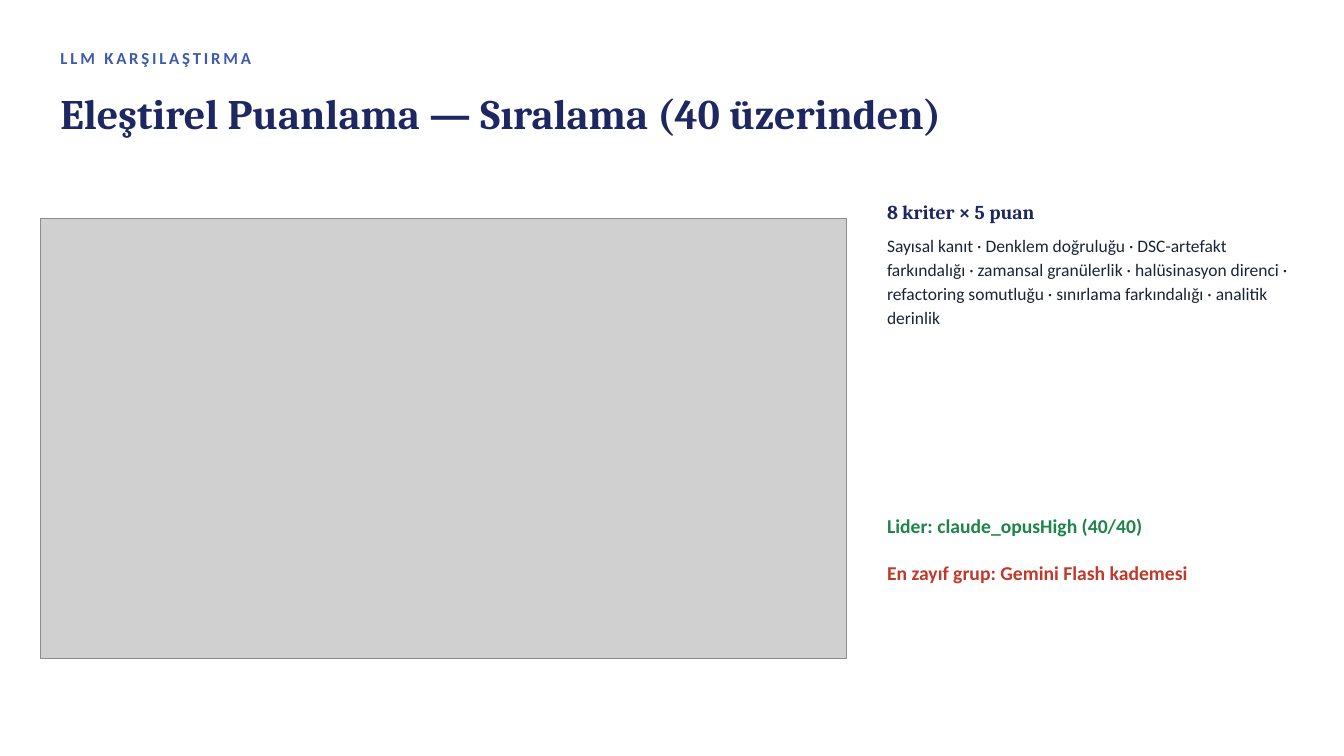
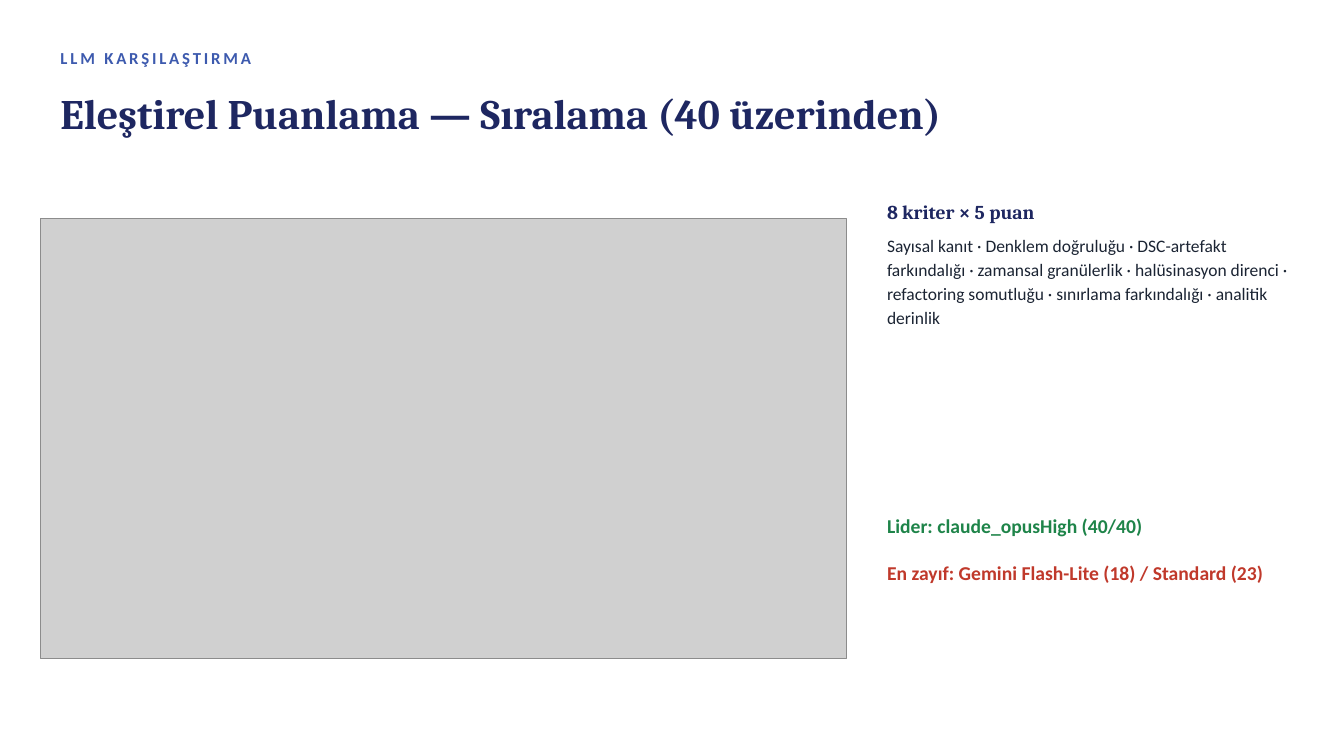
Before and after one commit to murozdemiir/qmood-jsoup-analizi, a slide deck: slide 11 of report/QMOOD_jsoup_sunum.pptx. Drawn at 1344x756 pixels with LibreOffice and Linux fonts; fonts in the diff are those of the drawing; grey boxes stand for pictures. Boxes give left, top, right and bottom in pixels: in the first picture for what was removed or moved away, otherwise in the second. Text is boxed around its words. In the diff, an @@ line names an element or a change of style, - is before the commit and + after.

```diff
--- a/report/QMOOD_jsoup_sunum.pptx
+++ b/report/QMOOD_jsoup_sunum.pptx
@@ text at (x1=887, y1=565, x2=1263, y2=583): text changed @@
-En zayıf grup: Gemini Flash kademesi
+En zayıf: Gemini Flash-Lite (18) / Standard (23)
```
Also in this commit, not shown: 3 other slides changed, 11 other files.
